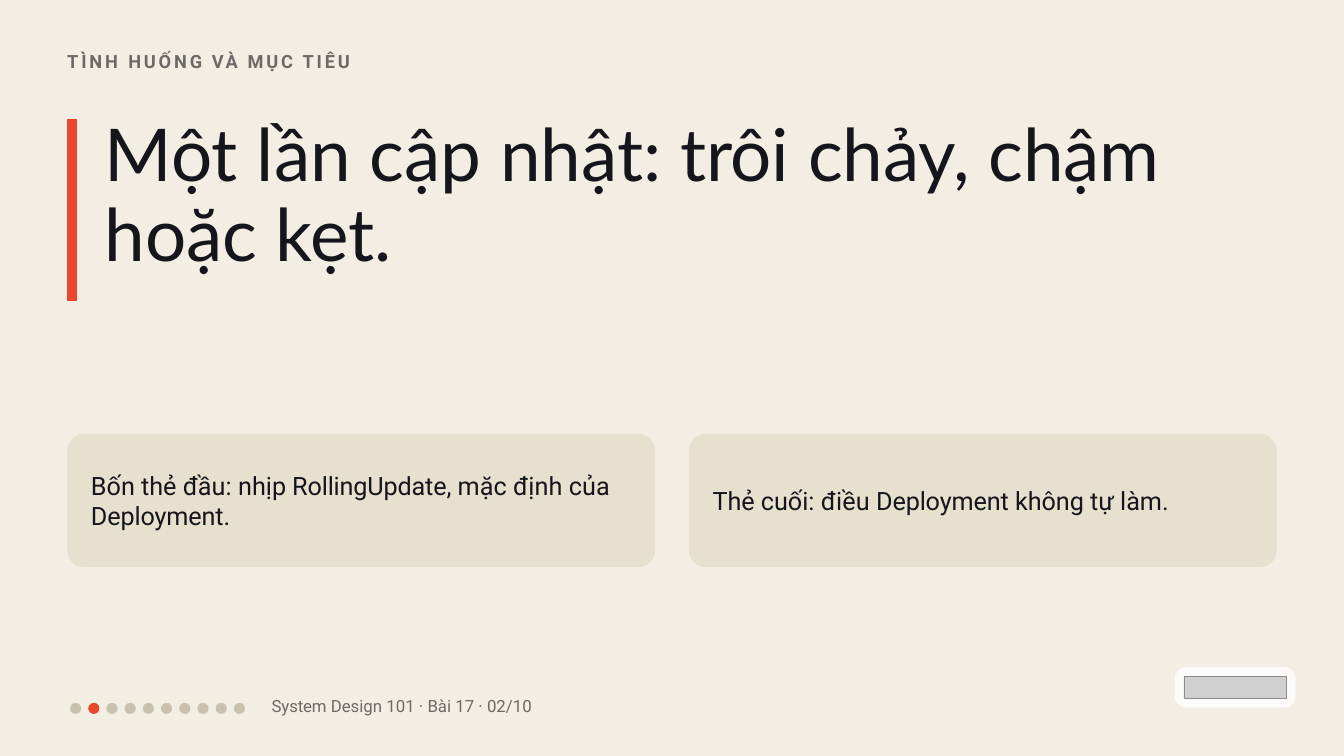
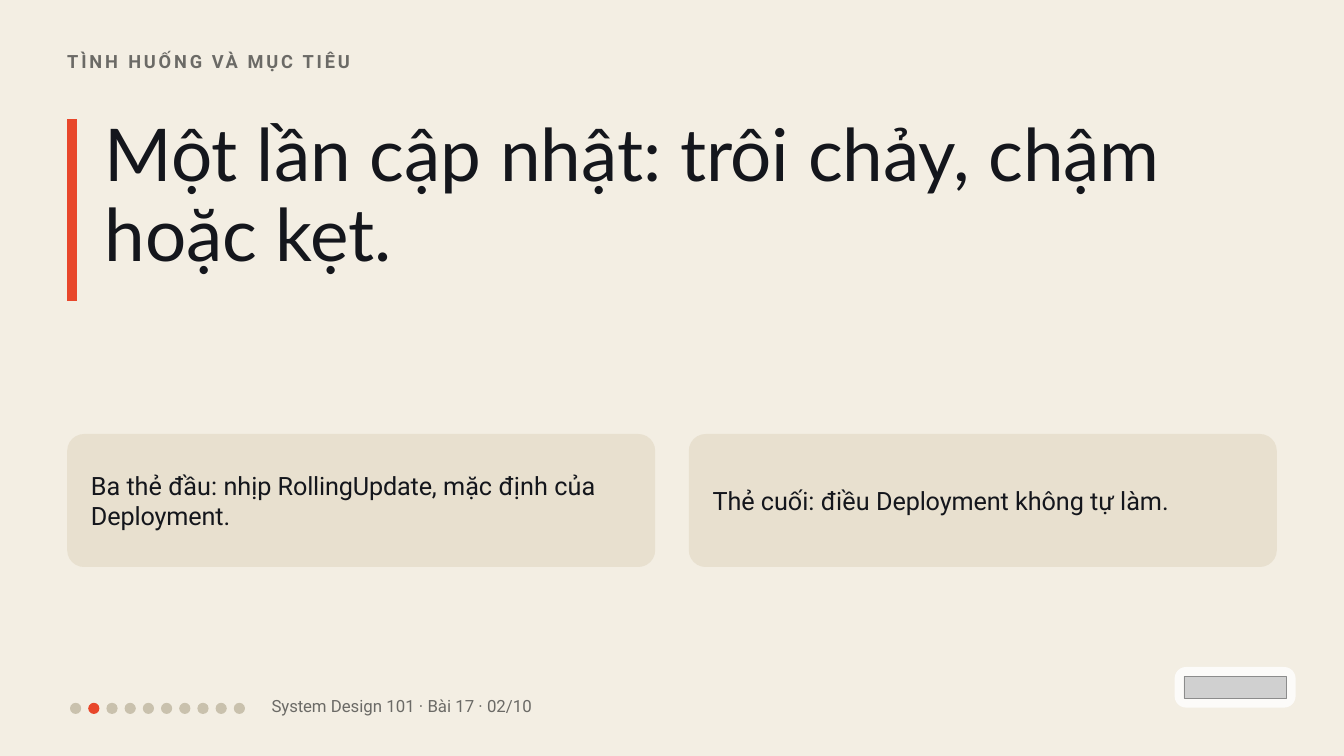
Before and after one commit to vohoailinh90/tool-marketing-studio, a slide deck: slide 2 of system-design-101/vi/lessons/sd-13-017/slides/sd-13-017.pptx. Drawn at 1344x756 pixels with LibreOffice and Linux fonts; fonts in the diff are those of the drawing; grey boxes stand for pictures. Boxes give left, top, right and bottom in pixels: in the first picture for what was removed or moved away, otherwise in the second. Text is boxed around its words. In the diff, an @@ line names an element or a change of style, - is before the commit and + after.

```diff
--- a/system-design-101/vi/lessons/sd-13-017/slides/sd-13-017.pptx
+++ b/system-design-101/vi/lessons/sd-13-017/slides/sd-13-017.pptx
@@ text at (91,474,595,531): text changed @@
-Bốn thẻ đầu: nhịp RollingUpdate, mặc định của Deployment.
+Ba thẻ đầu: nhịp RollingUpdate, mặc định của Deployment.
```
Also in this commit, not shown: 1 other file.
